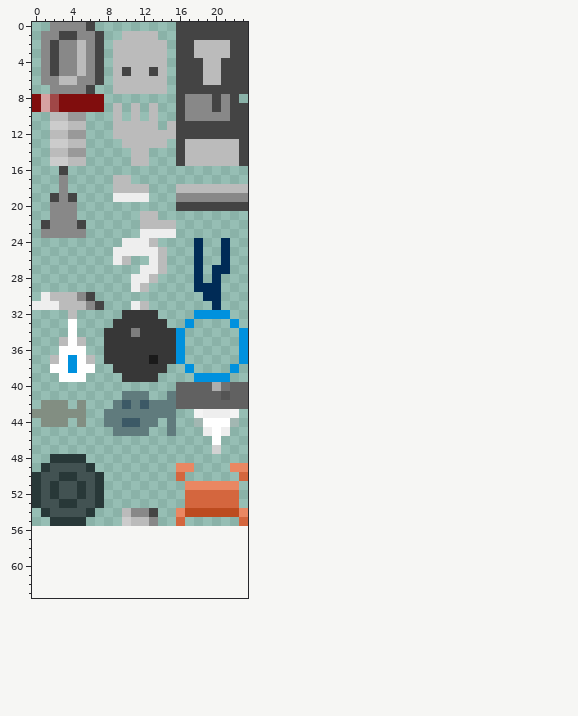
Pixel-art sprite, stored at assets/img/objects.png. Above: the version before the commit.
The file is 24x56 pixels. Pixels under 10% opacity are left out. Colours within 5 levels of each other are drawn and written as one. The old version is drawn lined up with the new one, on the new canvas.
After the commit:
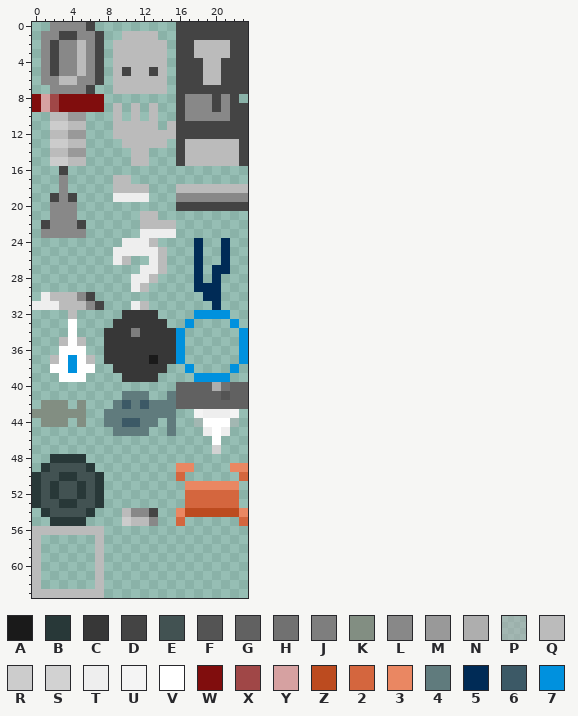
Palette (. is transparent): A #1a1a1a  B #283838  C #373737  D #444444  E #425252  F #545454  G #616161  H #717171  J #7e7e7e  K #828e82  L #888888  M #999999  N #aeaeae  P #b0b0b077  Q #bbbbbb  R #cccccc  S #d2d2d2  T #eeeeee  U #f4f4f4  V #ffffff  W #800d0d  X #a04747  Y #d6a1a1  Z #bc4b1f  2 #d4663e  3 #ea8762  4 #607b7d  5 #002b56  6 #3c5966  7 #0091de
Edits made:
canvas 24x56 -> 24x64
The edit adds colour Q in row 56 at x 0 to 7; in rows 57 to 62 at x 0 and 7; in row 63 at x 0 to 7.
